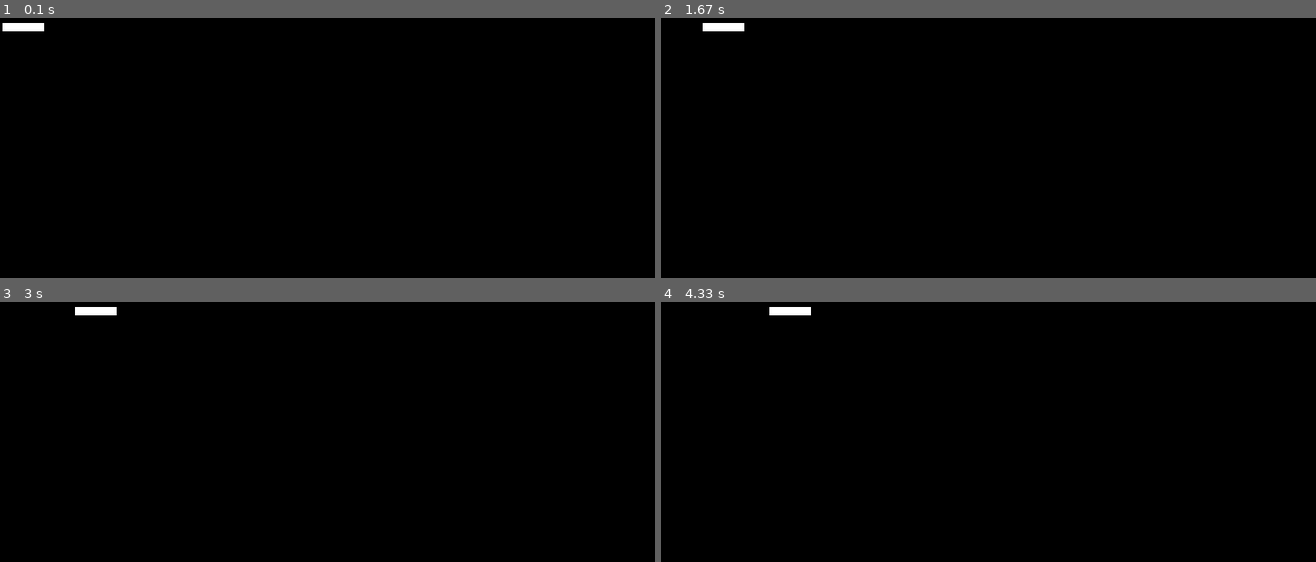
Above: before the commit, frames 1-4 (two rows, left to right).
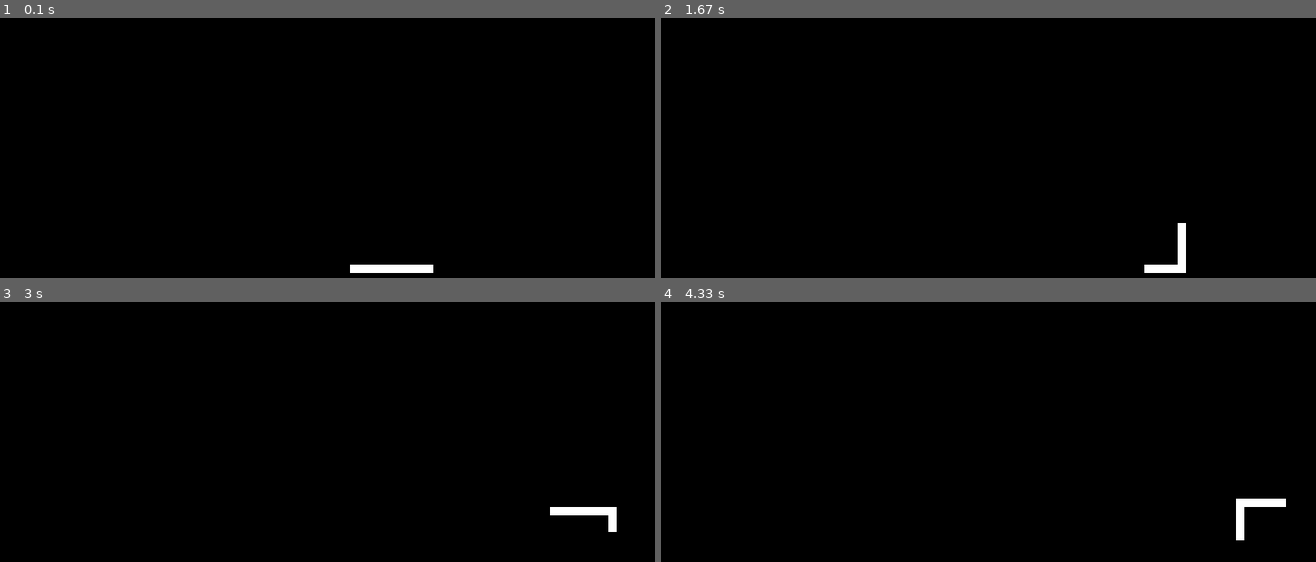
Above: after the commit, the same moments.

Repository: MrKonrados/PythonTraining
Game: pygame game, started from Pygame/Snake/snake.py
Two runs of this game, one before a commit and one after it. Both use one fixed random seed, a clock stepped at 60 frames per second and the inputs below.
Inputs:
- Up to frame 1 (0.1 s): no input
- Up to frame 2 (1.67 s): tap Enter at 0.33 s; hold D 0.67-1.13 s; hold W 1.17-1.63 s
- Up to frame 3 (3 s): hold D 1.67-2.13 s; hold A 2.17-2.7 s; hold S from 2.73 s (still down)
- Up to frame 4 (4.33 s): release S at 3.03 s; hold A 3.07-3.47 s; hold W 3.5-3.87 s; hold D from 3.9 s (still down)

The runs differ from the first frame. In frame 1, 0.6% of the frame differs, in the area x 0-67%, y 1-99%; in frame 2, 0.6%; in frame 3, 0.6%; in frame 4, 0.6%.

Commit message:
pong game

Diff:
--- a/Pygame/Snake/snake.py
+++ b/Pygame/Snake/snake.py
@@ -7,7 +7,14 @@
 WIDTH = 800
 HEIGHT = 600
 
-FPS = 30
+FPS = 10
+
+# movement
+STEP = 10
+UP = (0, -STEP)
+DOWN = (0, STEP)
+LEFT = (-STEP, 0)
+RIGHT = (STEP, 0)
 
 # colors
 BLACK = (0, 0, 0)
@@ -15,16 +22,16 @@
 
 
 class SnakeElement(pygame.sprite.Sprite):
-    def __init__(self, x, y):
+    def __init__(self, pos_xy, direction=RIGHT):
         super().__init__()
         self.image = pygame.Surface((10, 10))
         self.image.fill(WHITE)
         self.rect = self.image.get_rect()
-        self.rect.x = x
-        self.rect.y = y
+        self.rect.x = pos_xy[0] + direction[0]
+        self.rect.y = pos_xy[1] + direction[1]
 
-    def update(self):
-        self.rect.x += 1
+    def get_posxy(self):
+        return (self.rect.x, self.rect.y)
 
 screen = pygame.display.set_mode((WIDTH, HEIGHT))
 pygame.display.set_caption("Snake")
@@ -32,20 +39,46 @@
 game_speed = pygame.time.Clock()
 is_running = True
 
+start_pos = (WIDTH/2, HEIGHT/2)
+snake = []
+for i in range(10):
+    snake.append(SnakeElement((start_pos[0] + (i * STEP), start_pos[1])))
 
-sprites = pygame.sprite.Group()
-for i in range(5):
-    sprites.add(SnakeElement(10*i,10))
+all_sprites = pygame.sprite.Group()
+all_sprites.add(snake)
+
+current_direction = RIGHT
 
 while is_running:
     for event in pygame.event.get():
         if event.type == QUIT:
             is_running = False
+        if event.type == KEYDOWN:
+            if event.key == K_w and current_direction != DOWN:
+                current_direction = UP
+            elif event.key == K_s and current_direction != UP:
+                current_direction = DOWN
+            elif event.key == K_d and current_direction != LEFT:
+                current_direction = RIGHT
+            elif event.key == K_a and current_direction != RIGHT:
+                current_direction = LEFT
 
+    all_sprites.remove(snake[0]) # remove tail from spirtes
+    del snake[0] # remove tail from list
+
+    head = snake[-1].get_posxy() # get head position
+    new_head = SnakeElement(head, current_direction) # create new head
+
+    # if head is colliding with part of snake then end game
+    if pygame.sprite.spritecollide(new_head, all_sprites, False):
+        is_running = False
+
+    snake.append(new_head)
+
+    all_sprites.add(snake)
     screen.fill(BLACK)
-
-    sprites.update()
-    sprites.draw(screen)
+    all_sprites.update()
+    all_sprites.draw(screen)
 
     pygame.display.flip()
     game_speed.tick(FPS)
